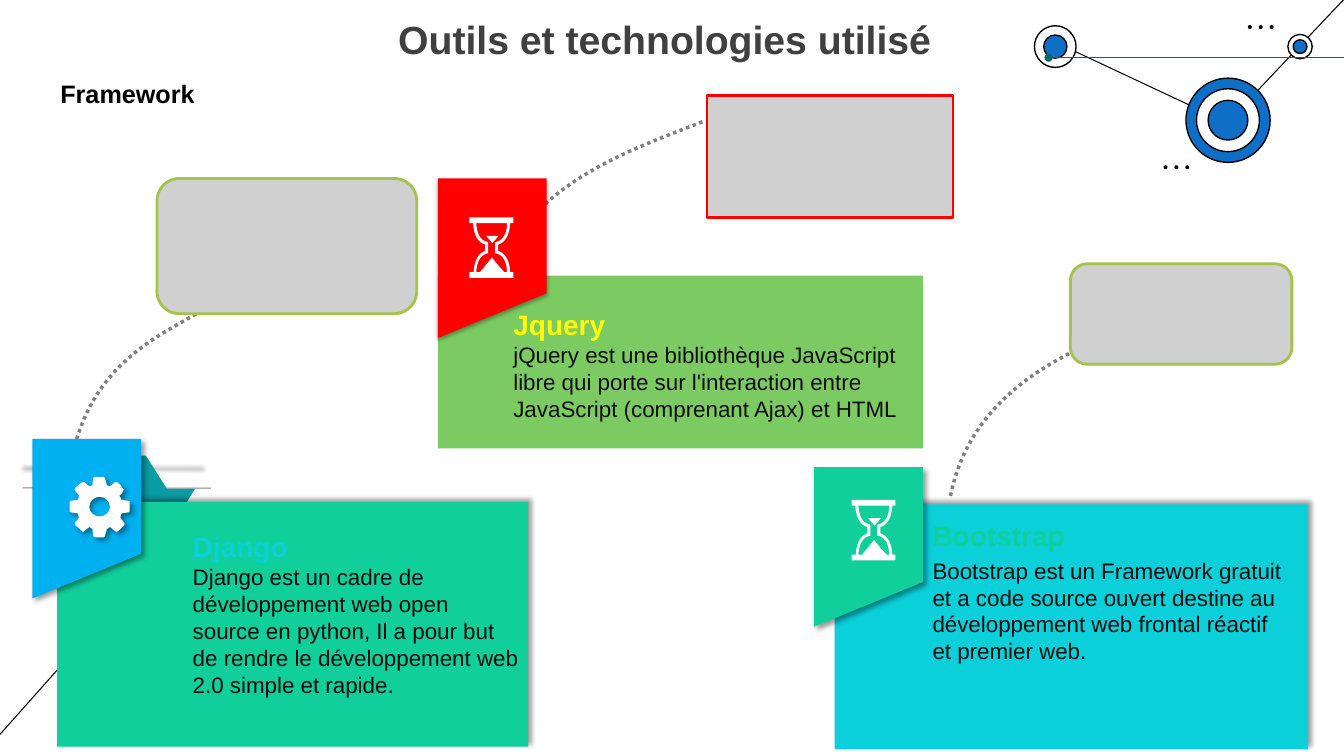
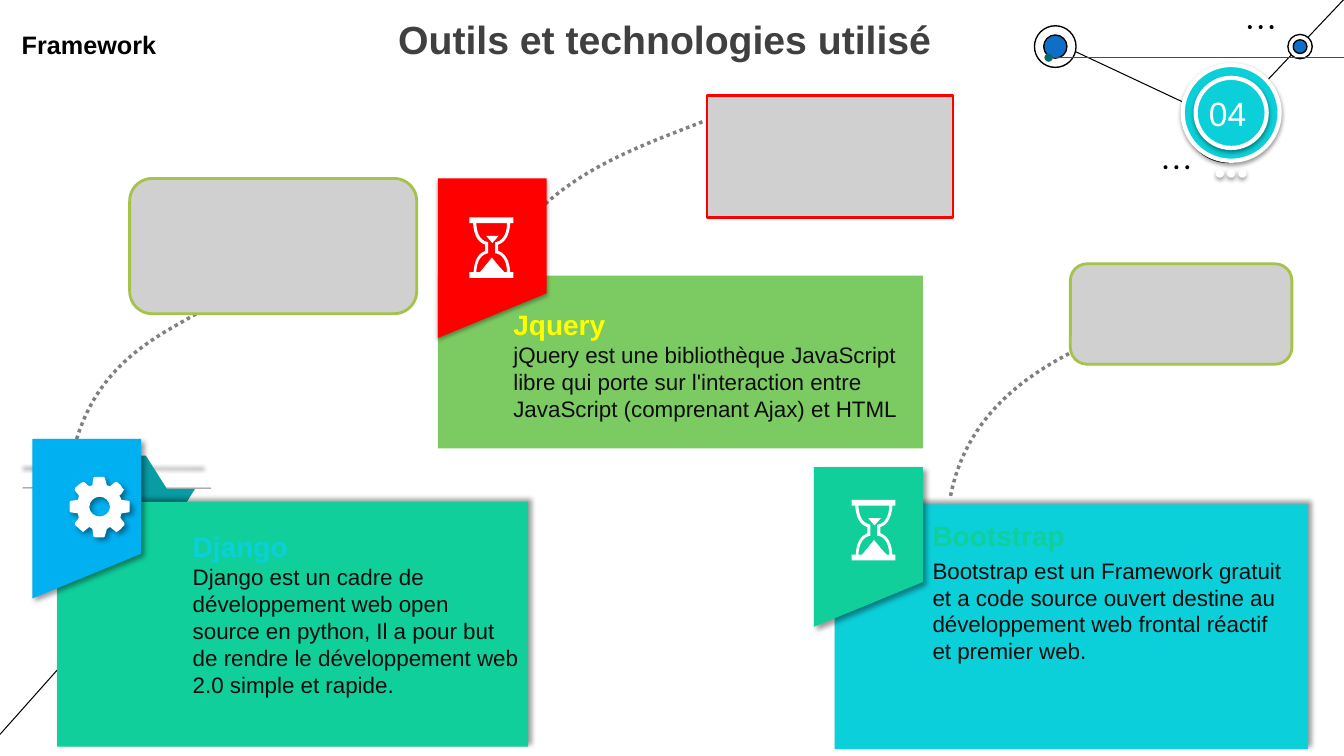
Before and after one commit to muhamedoufi/rapport-cloud, a slide deck: slide 26 of Presentation_cv.pptx. Drawn at 1344x756 pixels with LibreOffice and Linux fonts; fonts in the diff are those of the drawing; grey boxes stand for pictures. Boxes give left, top, right and bottom in pixels: in the first picture for what was removed or moved away, otherwise in the second. Text is boxed around its words. In the diff, an @@ line names an element or a change of style, - is before the commit and + after.

```diff
--- a/Presentation_cv.pptx
+++ b/Presentation_cv.pptx
@@ text "Framework": place and size @@
-text "Framework" at <box>60,84,194,104</box>
+text "Framework" at <box>22,35,156,55</box>
@@ text added at <box>1209,102,1246,127</box>, 24 pt, text #FFFFFF @@
+04
@@ picture: place and size @@
-picture at <box>157,178,417,314</box>
+picture at <box>130,178,417,314</box>
@@ group added at <box>1183,66,1279,175</box>: 5 ellipses @@
```
Also in this commit, not shown: 19 other slides changed, 3 slides added, 3 slides removed, 1 other file.
